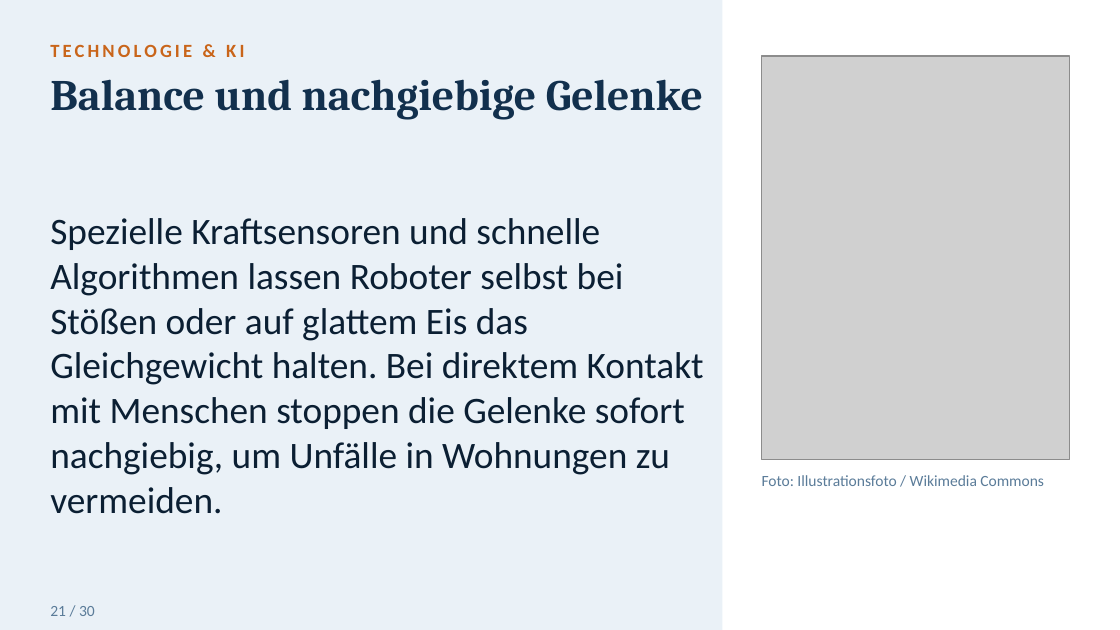
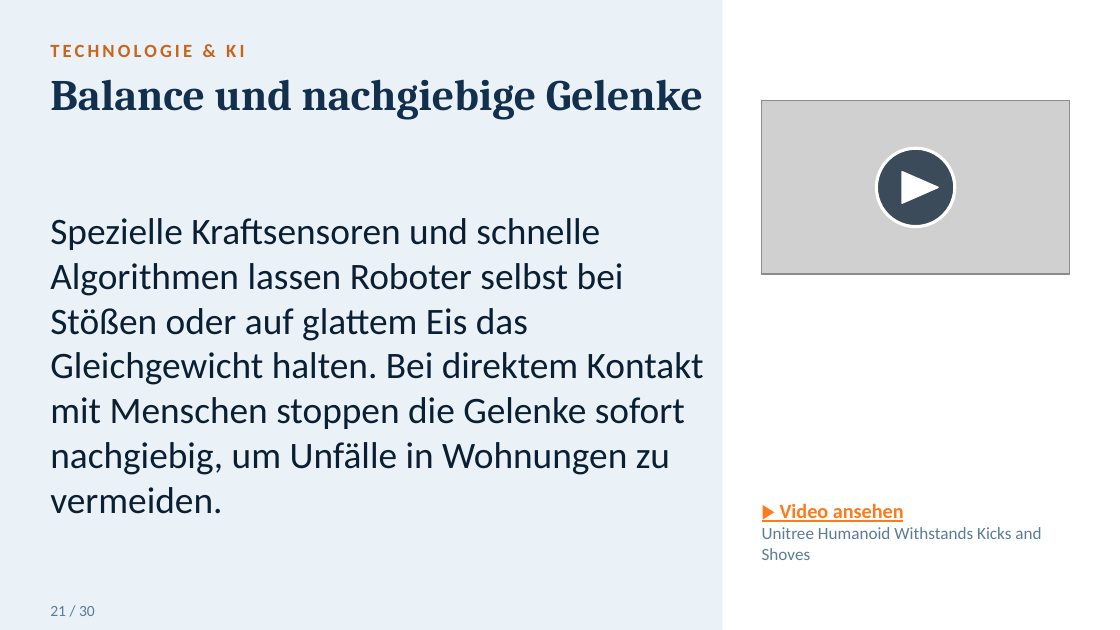
Before and after one commit to toshkaraf/tagesf-rderst-tte, a slide deck: slide 22 of Humanoide_Roboter_gross.pptx. Drawn at 1120x630 pixels with LibreOffice and Linux fonts; fonts in the diff are those of the drawing; grey boxes stand for pictures. Boxes give left, top, right and bottom in pixels: in the first picture for what was removed or moved away, otherwise in the second. Text is boxed around its words. In the diff, an @@ line names an element or a change of style, - is before the commit and + after.

```diff
--- a/Humanoide_Roboter_gross.pptx
+++ b/Humanoide_Roboter_gross.pptx
@@ picture: place and size @@
-picture at (762, 56, 1070, 459)
+picture at (762, 101, 1070, 274)
@@ ellipse added at (877, 148, 955, 226), fill #0B1F33 at 75% opacity, outline #FFFFFF 2 pt @@
@@ triangle added at (902, 171, 937, 203), fill #FFFFFF, outline #FFFFFF 1 pt @@
@@ text removed at (762, 475, 1044, 486) @@
-Foto: Illustrationsfoto / Wikimedia Commons
@@ text added at (762, 503, 1041, 560), 11 pt, text #5B7C99 @@
+▶ Video ansehen
+Unitree Humanoid Withstands Kicks and Shoves
```
Also in this commit, not shown: 9 other slides changed.
